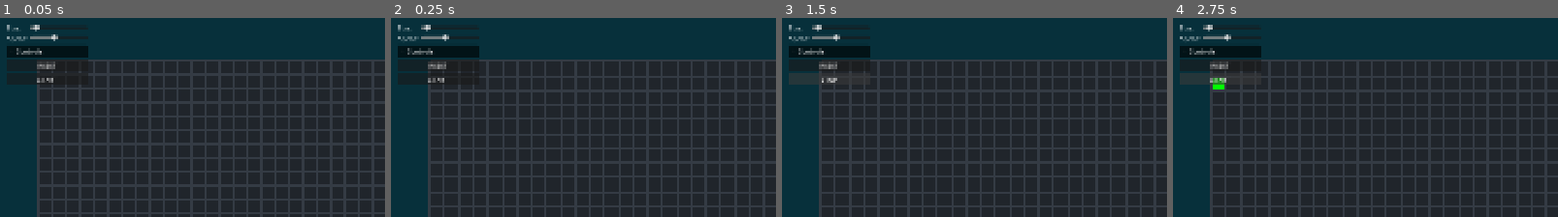
Above: before the commit, frames 1-4 (left to right).
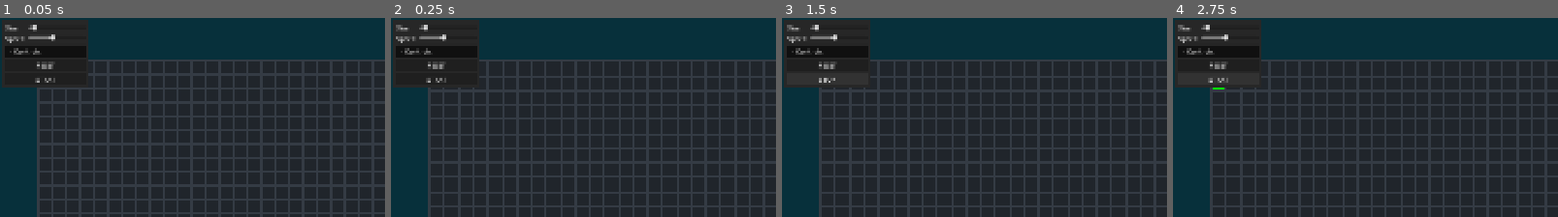
Above: after the commit, the same moments.

Repository: yasukawa426/conways-life-game-godot
Game: Godot game, scene res://scenes/main.tscn
The game is run twice, just before and just after one commit, with the same random seed, the same clock (stepped at 60 frames per second) and the same inputs.
Inputs:
- Up to frame 1 (0.05 s): no input
- Up to frame 2 (0.25 s): no input
- Up to frame 3 (1.5 s): click "RESET" at 0.5 s; click "START" at 1.25 s
- Up to frame 4 (2.75 s): click "STOP" at 2 s
The pictures show only the part of the screen within x 0-50%, y 0-50%; the shares and areas given below are measured in that part.

The runs differ from the first frame. In frame 1, 3.6% of the frame differs, in the area x 0-23%, y 0-35%; in frame 2, 3.6%; in frame 3, 3.5%; in frame 4, 3.6%.

Commit message:
feat: add background to menu

Diff:
--- a/scenes/ui.gd
+++ b/scenes/ui.gd
@@ -8,15 +8,15 @@
 const START_TEXT = "START"
 const DEBOUNCE_TIMER_WAIT_TIME: float = 0.05
 
-@onready var toggle_simulation_button: Button = $FoldableContainer/GridContainer/ToggleSimulationButton
-@onready var speed_slider: HSlider = $FoldableContainer/GridContainer/BoxContainer2/SpeedHSlider
+@onready var toggle_simulation_button: Button = $PanelContainer/FoldableContainer/GridContainer/ToggleSimulationButton
+@onready var speed_slider: HSlider = $PanelContainer/FoldableContainer/GridContainer/BoxContainer2/SpeedHSlider
 @onready var speed_timer: Timer = speed_slider.get_child(0) # SpeedTimer
-@onready var size_slider: HSlider = $FoldableContainer/GridContainer/BoxContainer/SizeHSlider
+@onready var size_slider: HSlider = $PanelContainer/FoldableContainer/GridContainer/BoxContainer/SizeHSlider
 @onready var size_timer: Timer = size_slider.get_child(0) # /SizeTimer
 
 
 func _ready() -> void:
-	$FoldableContainer/GridContainer/BoxContainer2/SpeedLabel.custom_minimum_size = $FoldableContainer/GridContainer/BoxContainer/SizeLabel.custom_minimum_size
+	$PanelContainer/FoldableContainer/GridContainer/BoxContainer2/SpeedLabel.custom_minimum_size = $PanelContainer/FoldableContainer/GridContainer/BoxContainer/SizeLabel.custom_minimum_size
 	toggle_simulation_button.text = START_TEXT
 	size_timer.wait_time = DEBOUNCE_TIMER_WAIT_TIME
 	speed_timer.wait_time = DEBOUNCE_TIMER_WAIT_TIME
@@ -35,7 +35,6 @@
 	size_slider.max_value = maximum_value
 	size_slider.step = step
 	size_slider.value = initial_value
-
 
 
 func _on_size_timer_timeout() -> void:
--- a/scenes/ui.tscn
+++ b/scenes/ui.tscn
@@ -2,30 +2,49 @@
 
 [ext_resource type="Script" uid="uid://qu10ihcyhi6e" path="res://scenes/ui.gd" id="1_nt7q6"]
 
+[sub_resource type="StyleBoxFlat" id="StyleBoxFlat_nt7q6"]
+content_margin_left = 0.0
+bg_color = Color(0.15487596, 0.154876, 0.15487587, 1)
+border_color = Color(0.14767182, 0.14767182, 0.1476717, 1)
+expand_margin_left = 5.0
+expand_margin_top = 5.0
+expand_margin_right = 5.0
+expand_margin_bottom = 5.0
+shadow_size = 2
+anti_aliasing = false
+anti_aliasing_size = 10.0
+
+[sub_resource type="Theme" id="Theme_nt7q6"]
+PanelContainer/styles/panel = SubResource("StyleBoxFlat_nt7q6")
+
 [node name="UI" type="CanvasLayer" unique_id=1380324904]
 script = ExtResource("1_nt7q6")
 
-[node name="FoldableContainer" type="VBoxContainer" parent="." unique_id=233455515]
+[node name="PanelContainer" type="PanelContainer" parent="." unique_id=17419027]
 offset_left = 13.0
 offset_top = 13.0
-offset_right = 221.0
-offset_bottom = 133.0
+offset_right = 213.0
+offset_bottom = 168.0
+theme = SubResource("Theme_nt7q6")
 
-[node name="GridContainer" type="GridContainer" parent="FoldableContainer" unique_id=671889576]
+[node name="FoldableContainer" type="VBoxContainer" parent="PanelContainer" unique_id=233455515]
+layout_mode = 2
+
+[node name="GridContainer" type="GridContainer" parent="PanelContainer/FoldableContainer" unique_id=671889576]
 custom_minimum_size = Vector2(200, 0)
 layout_mode = 2
 size_flags_horizontal = 4
 
-[node name="BoxContainer" type="BoxContainer" parent="FoldableContainer/GridContainer" unique_id=912768755]
+[node name="BoxContainer" type="BoxContainer" parent="PanelContainer/FoldableContainer/GridContainer" unique_id=912768755]
 layout_mode = 2
 size_flags_horizontal = 3
 
-[node name="SizeLabel" type="Label" parent="FoldableContainer/GridContainer/BoxContainer" unique_id=316227432]
+[node name="SizeLabel" type="Label" parent="PanelContainer/FoldableContainer/GridContainer/BoxContainer" unique_id=316227432]
 custom_minimum_size = Vector2(54, 0)
 layout_mode = 2
 text = "Size: "
 
-[node name="SizeHSlider" type="HSlider" parent="FoldableContainer/GridContainer/BoxContainer" unique_id=436243236]
+[node name="SizeHSlider" type="HSlider" parent="PanelContainer/FoldableContainer/GridContainer/BoxContainer" unique_id=436243236]
 layout_mode = 2
 size_flags_horizontal = 3
 size_flags_vertical = 4
@@ -33,32 +52,32 @@
 value = 50.5
 ticks_position = 3
 
-[node name="SizeTimer" type="Timer" parent="FoldableContainer/GridContainer/BoxContainer/SizeHSlider" unique_id=87062642]
+[node name="SizeTimer" type="Timer" parent="PanelContainer/FoldableContainer/GridContainer/BoxContainer/SizeHSlider" unique_id=87062642]
 wait_time = 0.05
 one_shot = true
 
-[node name="BoxContainer2" type="BoxContainer" parent="FoldableContainer/GridContainer" unique_id=420336875]
+[node name="BoxContainer2" type="BoxContainer" parent="PanelContainer/FoldableContainer/GridContainer" unique_id=420336875]
 layout_mode = 2
 size_flags_horizontal = 3
 
-[node name="SpeedLabel" type="Label" parent="FoldableContainer/GridContainer/BoxContainer2" unique_id=1158022846]
+[node name="SpeedLabel" type="Label" parent="PanelContainer/FoldableContainer/GridContainer/BoxContainer2" unique_id=1158022846]
 layout_mode = 2
 text = "Speed:"
 
-[node name="SpeedHSlider" type="HSlider" parent="FoldableContainer/GridContainer/BoxContainer2" unique_id=1469121893]
+[node name="SpeedHSlider" type="HSlider" parent="PanelContainer/FoldableContainer/GridContainer/BoxContainer2" unique_id=1469121893]
 layout_mode = 2
 size_flags_horizontal = 3
 step = 10.0
 
-[node name="SpeedTimer" type="Timer" parent="FoldableContainer/GridContainer/BoxContainer2/SpeedHSlider" unique_id=1340194873]
+[node name="SpeedTimer" type="Timer" parent="PanelContainer/FoldableContainer/GridContainer/BoxContainer2/SpeedHSlider" unique_id=1340194873]
 one_shot = true
 
-[node name="ControlsFoldableContainer" type="FoldableContainer" parent="FoldableContainer/GridContainer" unique_id=160018656]
+[node name="ControlsFoldableContainer" type="FoldableContainer" parent="PanelContainer/FoldableContainer/GridContainer" unique_id=160018656]
 layout_mode = 2
 folded = true
 title = "Controls"
 
-[node name="ControlsLabel" type="Label" parent="FoldableContainer/GridContainer/ControlsFoldableContainer" unique_id=902435894]
+[node name="ControlsLabel" type="Label" parent="PanelContainer/FoldableContainer/GridContainer/ControlsFoldableContainer" unique_id=902435894]
 visible = false
 layout_mode = 2
 text = "Set Alive: Hold LMB
@@ -69,18 +88,18 @@
 Boost Camera: Left Shift
 Zoom In/Out: QE and Scroll Wheel "
 
-[node name="ResetButton" type="Button" parent="FoldableContainer/GridContainer" unique_id=1578311269]
+[node name="ResetButton" type="Button" parent="PanelContainer/FoldableContainer/GridContainer" unique_id=1578311269]
 layout_mode = 2
 text = "RESET"
 
-[node name="ToggleSimulationButton" type="Button" parent="FoldableContainer/GridContainer" unique_id=2004651856]
+[node name="ToggleSimulationButton" type="Button" parent="PanelContainer/FoldableContainer/GridContainer" unique_id=2004651856]
 custom_minimum_size = Vector2(80, 0)
 layout_mode = 2
 text = "START"
 
-[connection signal="value_changed" from="FoldableContainer/GridContainer/BoxContainer/SizeHSlider" to="." method="_on_size_h_slider_value_changed"]
-[connection signal="timeout" from="FoldableContainer/GridContainer/BoxContainer/SizeHSlider/SizeTimer" to="." method="_on_size_timer_timeout"]
-[connection signal="value_changed" from="FoldableContainer/GridContainer/BoxContainer2/SpeedHSlider" to="." method="_on_speed_h_slider_value_changed"]
-[connection signal="timeout" from="FoldableContainer/GridContainer/BoxContainer2/SpeedHSlider/SpeedTimer" to="." method="_on_speed_timer_timeout"]
-[connection signal="pressed" from="FoldableContainer/GridContainer/ResetButton" to="." method="_on_reset_button_pressed"]
-[connection signal="pressed" from="FoldableContainer/GridContainer/ToggleSimulationButton" to="." method="_on_toggle_simulation_button_pressed"]
+[connection signal="value_changed" from="PanelContainer/FoldableContainer/GridContainer/BoxContainer/SizeHSlider" to="." method="_on_size_h_slider_value_changed"]
+[connection signal="timeout" from="PanelContainer/FoldableContainer/GridContainer/BoxContainer/SizeHSlider/SizeTimer" to="." method="_on_size_timer_timeout"]
+[connection signal="value_changed" from="PanelContainer/FoldableContainer/GridContainer/BoxContainer2/SpeedHSlider" to="." method="_on_speed_h_slider_value_changed"]
+[connection signal="timeout" from="PanelContainer/FoldableContainer/GridContainer/BoxContainer2/SpeedHSlider/SpeedTimer" to="." method="_on_speed_timer_timeout"]
+[connection signal="pressed" from="PanelContainer/FoldableContainer/GridContainer/ResetButton" to="." method="_on_reset_button_pressed"]
+[connection signal="pressed" from="PanelContainer/FoldableContainer/GridContainer/ToggleSimulationButton" to="." method="_on_toggle_simulation_button_pressed"]
